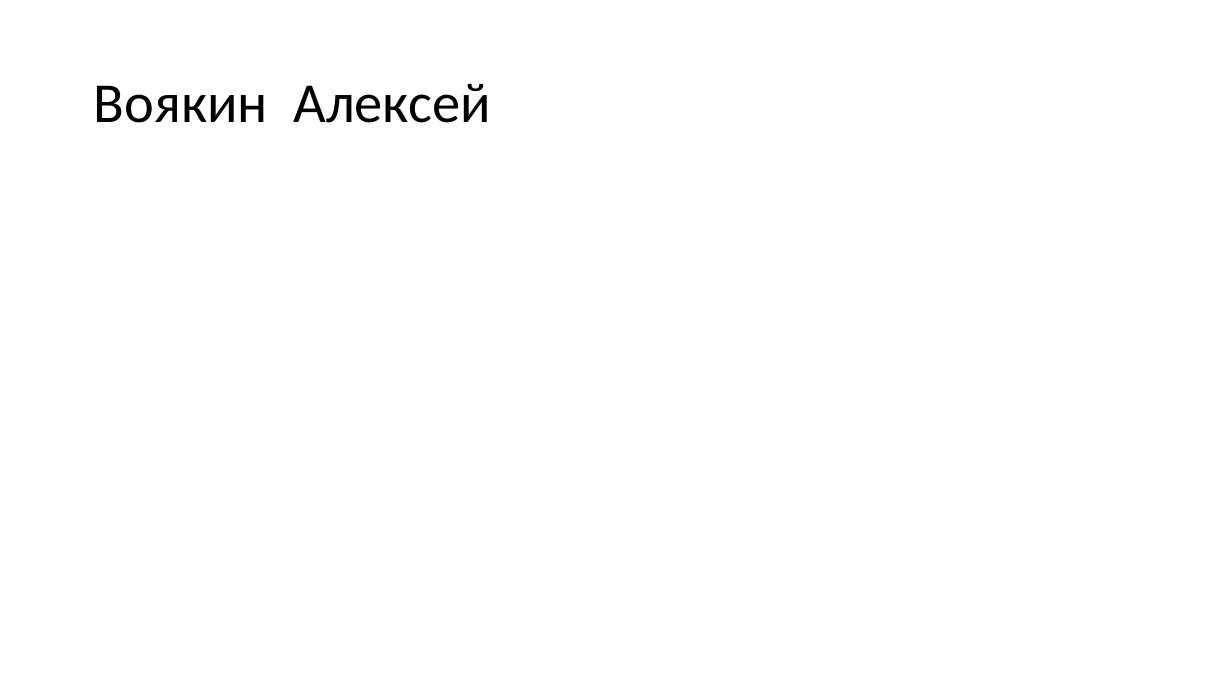
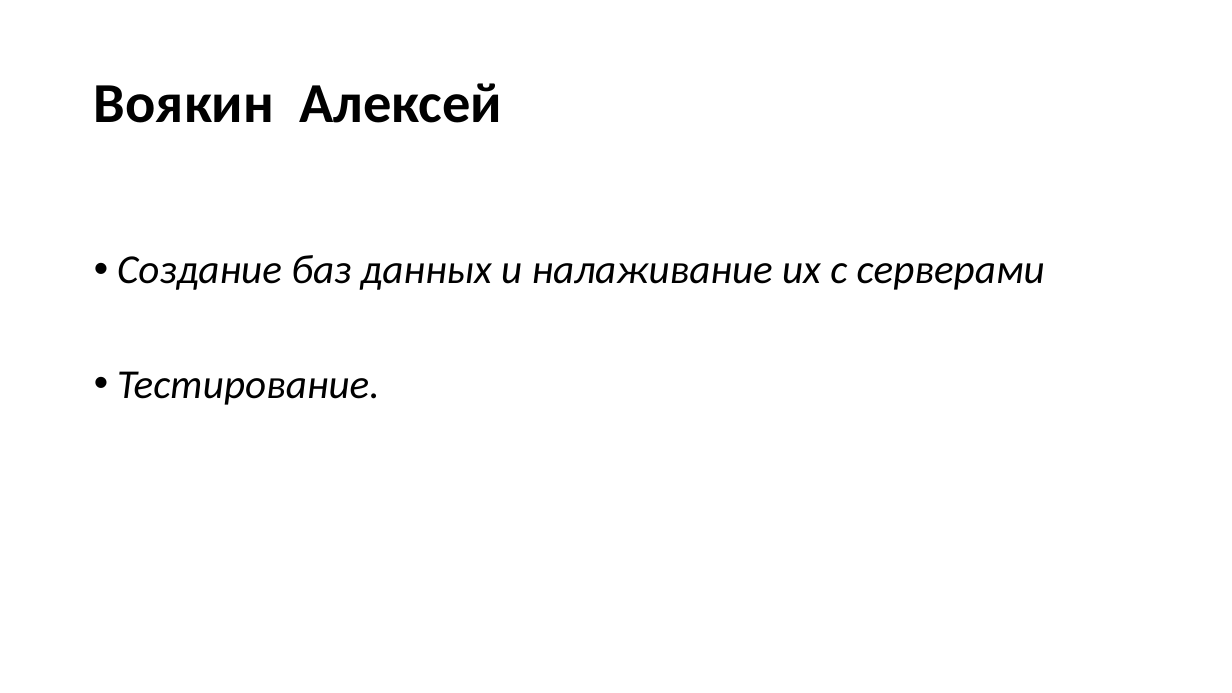
Before and after one commit to VoyakinH/TBot, a slide deck: slide 11 of TheExperts_презентация_.pptx. Drawn at 1232x693 pixels with LibreOffice and Linux fonts; fonts in the diff are those of the drawing. Boxes give left, top, right and bottom in pixels: in the first picture for what was removed or moved away, otherwise in the second. Text is boxed around its words. In the diff, an @@ line names an element or a change of style, - is before the commit and + after.

```diff
--- a/TheExperts_презентация_.pptx
+++ b/TheExperts_презентация_.pptx
@@ title "Воякин Алексей" at [94, 83, 503, 123]: bold on @@
@@ text added at [117, 255, 1045, 405], 32 pt, text #000000, italic @@
+• Создание баз данных и налаживание их с серверами
+• Тестирование.
```
Also in this commit, not shown: 5 other slides changed, 1 slide added, 2 slides removed.
